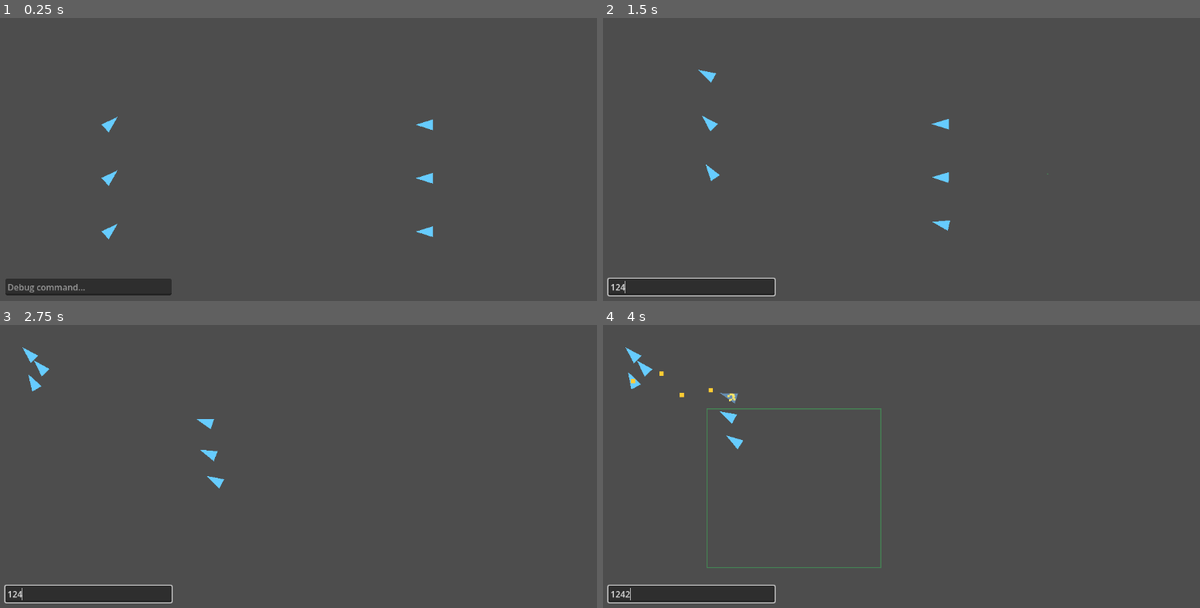
Above: before the commit, frames 1-4 (two rows, left to right).
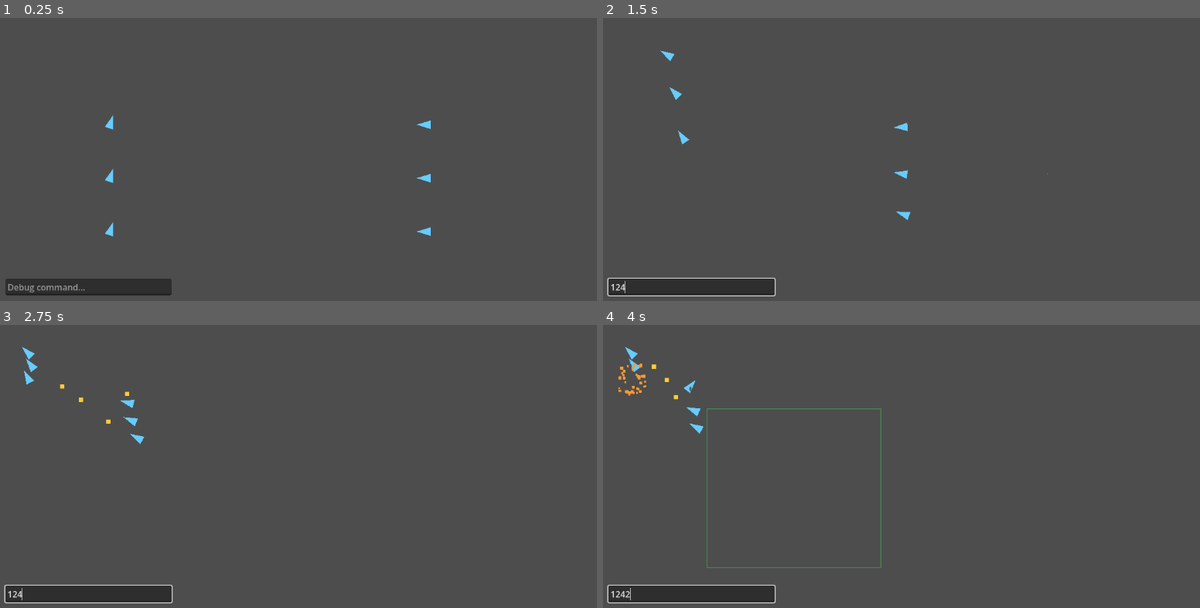
Above: after the commit, the same moments.

Repository: darthlemi/SpaceGame
Game: Godot game, scene res://scenes/combat/combat_scene.tscn
Same seed, same stepped clock (60 frames per second), same inputs: the game is played once before the commit and once after it. This scene is started directly instead of the project's main scene.
Inputs (mouse positions are in pixels of both pictures, inside the frame that each line leads up to):
- Up to frame 1 (0.25 s): no input
- Up to frame 2 (1.5 s): click (692, 286) at 0.52 s; type "12" at 0.6 s; move the mouse to (1050, 173) at 1.27 s; hold 4 (formation_box) from 1.28 s (still down); click (1050, 173) at 1.42 s
- Up to frame 3 (2.75 s): release 4 (formation_box) at 2 s; drag from (185, 514) to (280, 568) at 2.02 s
- Up to frame 4 (4 s): move the mouse to (973, 421) at 2.77 s; hold 2 (formation_line) 2.78-3.5 s; click (973, 421) at 2.92 s; drag from (883, 568) to (704, 409) at 3.52 s

The runs differ from the first frame. In frame 1, 0.2% of the frame differs, in the area x 16-73%, y 34-79%; in frame 2, 0.6%; in frame 3, 0.6%; in frame 4, 0.7%, in the area x 2-24%, y 7-44%.
Error in both runs: Trying to assign an array of type "Array" to a variable of type "Array[Ship]". (res://scripts/controllers/fleet_commander.gd:53)

Commit message:
CombatScene spawns the scene matching each composition's ship_type

Diff:
--- a/scripts/combat/combat_scene.gd
+++ b/scripts/combat/combat_scene.gd
@@ -1,6 +1,6 @@
 extends Node2D
 
-const ShipScene = preload("res://scenes/ship/ship.tscn")
+const ShipScene = preload("res://scenes/ship/ship_corvette.tscn")
 const PLAYER_GROUP := &"player_fleet"
 const ENEMY_GROUP := &"enemy_fleet"
 
@@ -59,7 +59,9 @@
 	var spawned: Array[Ship] = []
 	for i in fleet_data.ship_compositions.size():
 		var point: Vector2 = points[i % points.size()]
-		var ship: Ship = ShipScene.instantiate()
+		var comp: Dictionary = fleet_data.ship_compositions[i]
+		var ship_scene: PackedScene = ShipType.scene_for(ShipType.kind_of(comp))
+		var ship: Ship = ship_scene.instantiate()
 		add_child(ship)
 		ship.global_position = point
 		ship.rotation = facing_rotation
@@ -159,6 +161,7 @@
 	for ship in ships:
 		if is_instance_valid(ship) and not ship.hull.is_destroyed():
 			survivors.append({
+				"ship_type": ship.ship_type,
 				"max_hp": ship.hull.max_hp,
 				"current_hp": ship.hull.current_hp,
 				"max_shield": ship.shield.max_shield,
--- a/tests/test_combat_scene.gd
+++ b/tests/test_combat_scene.gd
@@ -74,7 +74,7 @@
 	var player_fleet := CampaignFleet.new()
 	player_fleet.ship_compositions = [{"max_hp": 100.0, "current_hp": 100.0, "max_shield": 50.0, "current_shield": 50.0}]
 	var enemy_fleet := CampaignFleet.new()
-	enemy_fleet.ship_compositions = [{"max_hp": 100.0, "current_hp": 100.0, "max_shield": 50.0, "current_shield": 50.0}]
+	enemy_fleet.ship_compositions = [{"ship_type": ShipType.Kind.FREIGHTER, "max_hp": 80.0, "current_hp": 80.0, "max_shield": 20.0, "current_shield": 20.0}]
 	campaign_state.player_fleet = player_fleet
 	campaign_state.start_engagement(enemy_fleet)
 
@@ -87,6 +87,12 @@
 		failures.append("campaign battle: expected 1 player ship spawned from fleet data, got %d" % campaign_scene.player_ships.size())
 	if campaign_scene.enemy_ships.size() != 1:
 		failures.append("campaign battle: expected 1 enemy ship spawned from fleet data, got %d" % campaign_scene.enemy_ships.size())
+	if campaign_scene.enemy_ships.size() == 1:
+		var spawned_enemy: Ship = campaign_scene.enemy_ships[0]
+		if spawned_enemy.ship_type != ShipType.Kind.FREIGHTER:
+			failures.append("campaign battle: expected the FREIGHTER-tagged composition to spawn a ship_type FREIGHTER, got %s" % spawned_enemy.ship_type)
+		if spawned_enemy.weapon_mounts.size() != 0:
+			failures.append("campaign battle: expected the spawned FREIGHTER ship to have 0 weapon mounts, got %d" % spawned_enemy.weapon_mounts.size())
 
 	for ship in campaign_scene.enemy_ships.duplicate():
 		ship.hull.apply_damage(ship.hull.max_hp)
@@ -96,6 +102,11 @@
 		failures.append("campaign battle: expected enemy_fleet marked destroyed after losing all ships")
 	if campaign_state.active_enemy_fleet != null:
 		failures.append("campaign battle: expected active_enemy_fleet cleared after resolution")
+
+	if campaign_state.player_fleet.ship_compositions.size() != 1:
+		failures.append("campaign battle: expected player_fleet to still have 1 surviving ship composition, got %d" % campaign_state.player_fleet.ship_compositions.size())
+	elif campaign_state.player_fleet.ship_compositions[0].get("ship_type") != ShipType.Kind.CORVETTE:
+		failures.append("campaign battle: expected the surviving player ship's composition to carry ship_type CORVETTE back from combat, got %s" % campaign_state.player_fleet.ship_compositions[0].get("ship_type"))
 
 	campaign_state.reset()
 	if is_instance_valid(campaign_scene) and not campaign_scene.is_queued_for_deletion():
